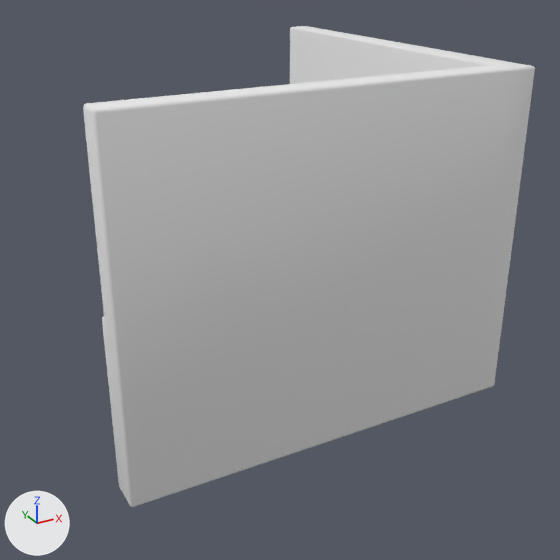
The FBX model src/environment/rooms/models/wall-angle.fbx as it was, and as the next commit left it.
One viewpoint serves both versions: a 50 mm camera at (-3.8, -22.57, 10.78) aimed at (5.39, -5.87, 2.43). Lighting does not change. The marker at lower left points along +X, +Y and +Z. The first picture is the older version. Where no turn or scale is listed for an object, it has been applied to the vertices. Vertices at exactly the same position are counted once.

In view in the first picture: 'wall-angle'.
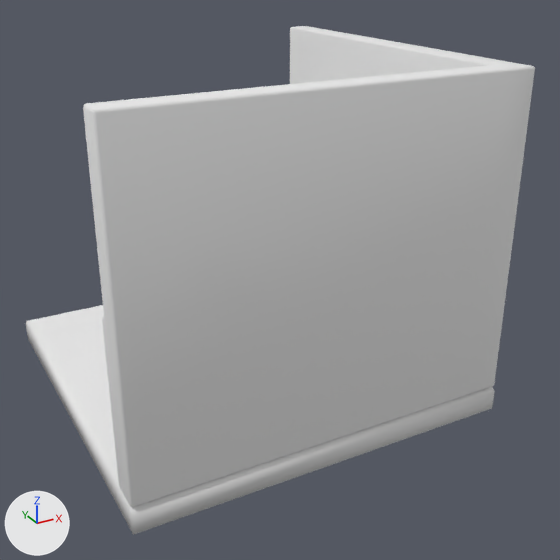
Where the newer file only moved an object's origin or applied its transform, the numbers keep the older frame.

Where the change shows, as pixel boxes (x1, y1, x2, y2) in the pictures (560 x 560 px):
```json
{"object": "wall-angle", "change": "reshaped", "before": [83, 26, 535, 507], "after": [26, 26, 535, 535], "on screen": "13% wider"}
{"part": 1, "of": "me_cube_014", "change": "added", "after": [26, 305, 495, 535]}
```

The change, as JSON lines over the scene's bpy script:
```json
{"block": "me_cube_014", "where": "# used by ob_wall_angle; location = (-0.31, 0.17, -0.7)"}
{"op": "remove", "block": "me_cube_014", "code": "me_cube_014.from_pydata(...)  # 155 vertices, 152 faces; spans x 0.0..10.0, y -10.0..0.0, z 0.67..8.91"}
{"op": "add", "block": "me_cube_014", "code": "me_cube_014.from_pydata(...)  # 171 vertices, 166 faces; spans x 0.0..10.0, y -10.0..0.0, z 0.0..8.91"}
{"block": "me_cube_014", "change": "me_cube_014 part 1: a new loose piece of 16 vertices spanning x 0.0..10.0, y -10.0..0.0, z 0.0..0.67, in mat_vertex (white #e7e7e7)"}
```
